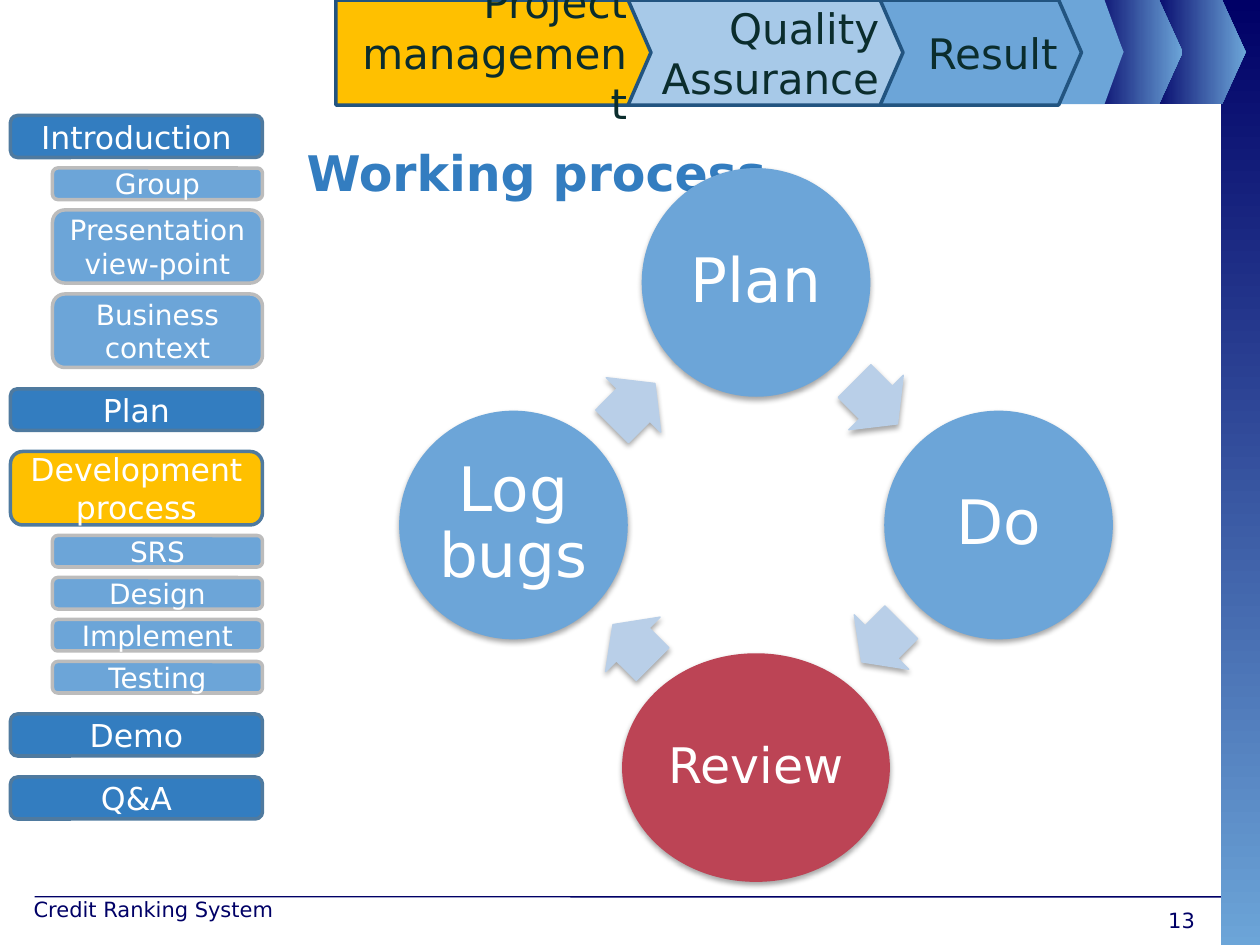
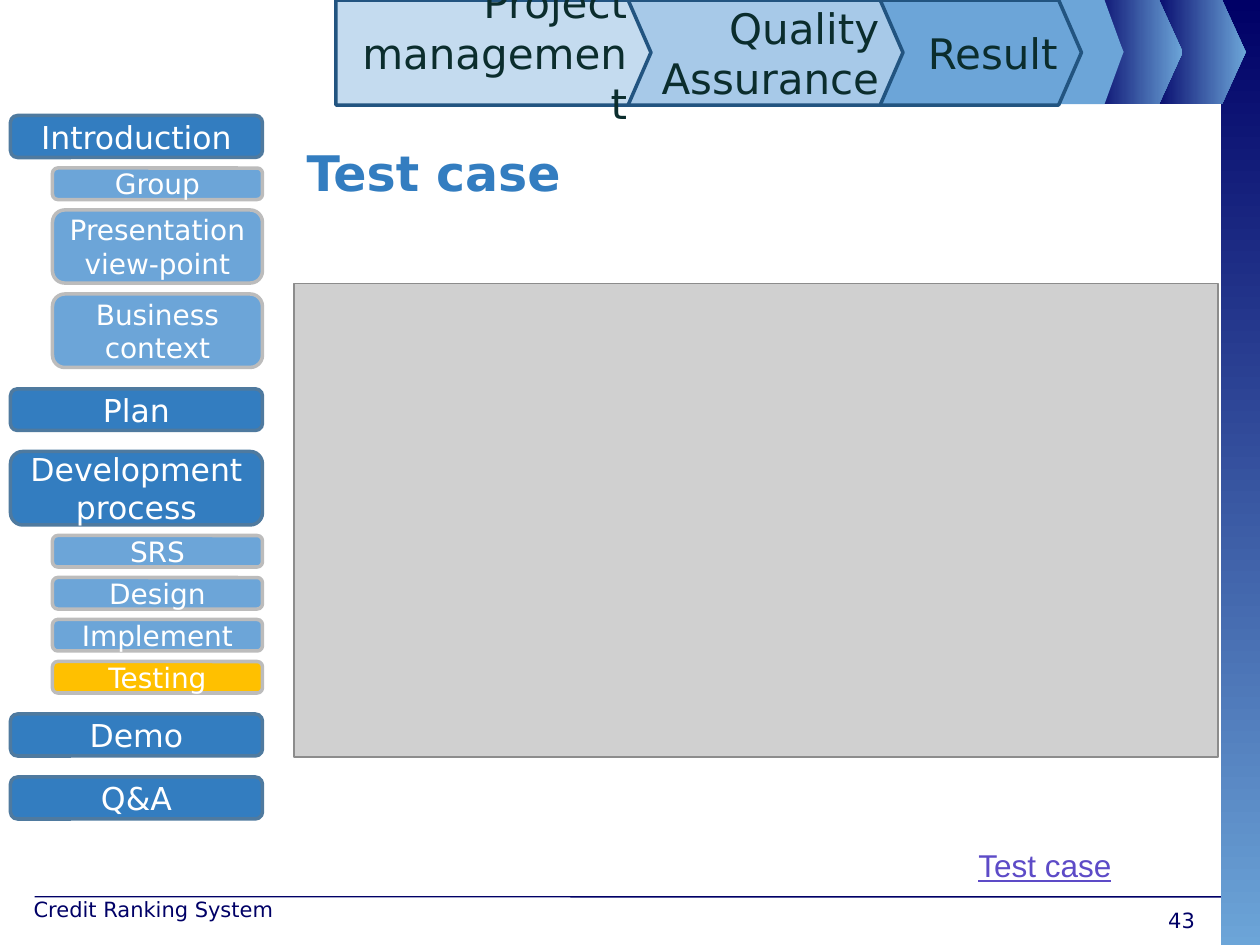
Before and after one commit to maily89/fbdm, a slide deck: slide 43 of Deliverables/FBD - slide.pptx (slide 13 before the commit). Drawn at 1260x945 pixels with LibreOffice and Linux fonts; fonts in the diff are those of the drawing; grey boxes stand for pictures; background and template pictures are left out. Boxes give left, top, right and bottom in pixels: in the first picture for what was removed or moved away, otherwise in the second. Text is boxed around its words. In the diff, an @@ line names an element or a change of style, - is before the commit and + after.

```diff
--- a/Deliverables/FBD - slide.pptx
+++ b/Deliverables/FBD - slide.pptx
@@ pentagon arrow "Project management" at (336,0,651,105): fill #FFC000 to #C4DBEF @@
@@ text at (307,155,560,192): text changed @@
-Working process
+Test case
@@ picture added at (294,284,1217,757) @@
@@ group removed at (399,168,1113,881): 4 ellipses, 4 texts, 4 right arrows @@
-Plan
-Do
-Review
-Log bugs
@@ rounded rectangle "Development process" at (10,451,262,524): fill #FFC000 to #337DC0 @@
@@ rounded rectangle "Testing" at (53,662,263,693): fill #6CA5D8 to #FFC000 @@
@@ text added at (978,855,1111,882), 18 pt, text #5D4BC7, underline @@
+Test case
@@ page number at (1168,912,1195,929): text changed @@
-13
+43
```
Also in this commit, not shown: 5 other slides changed, 1 slide added.
